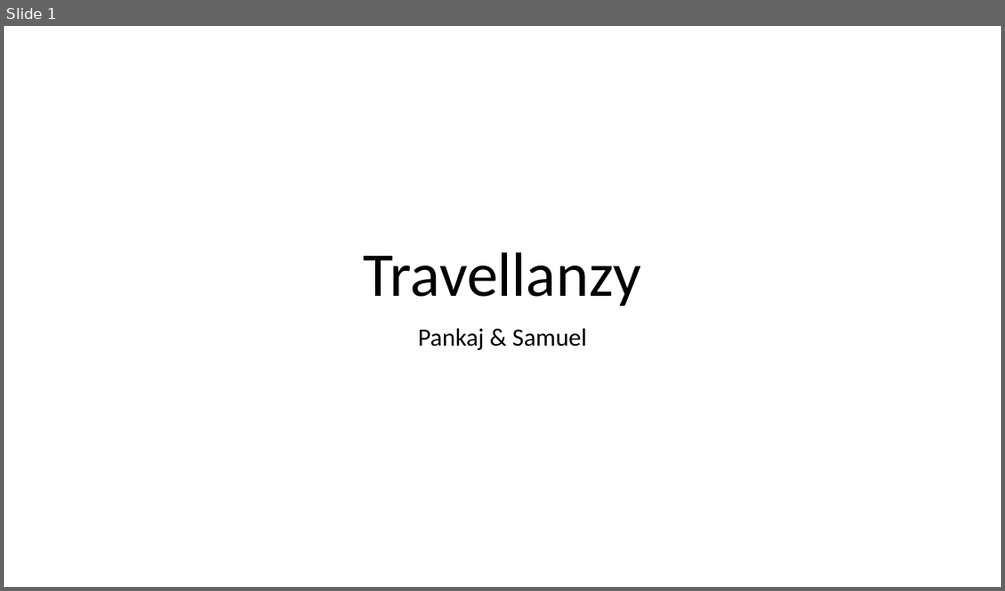
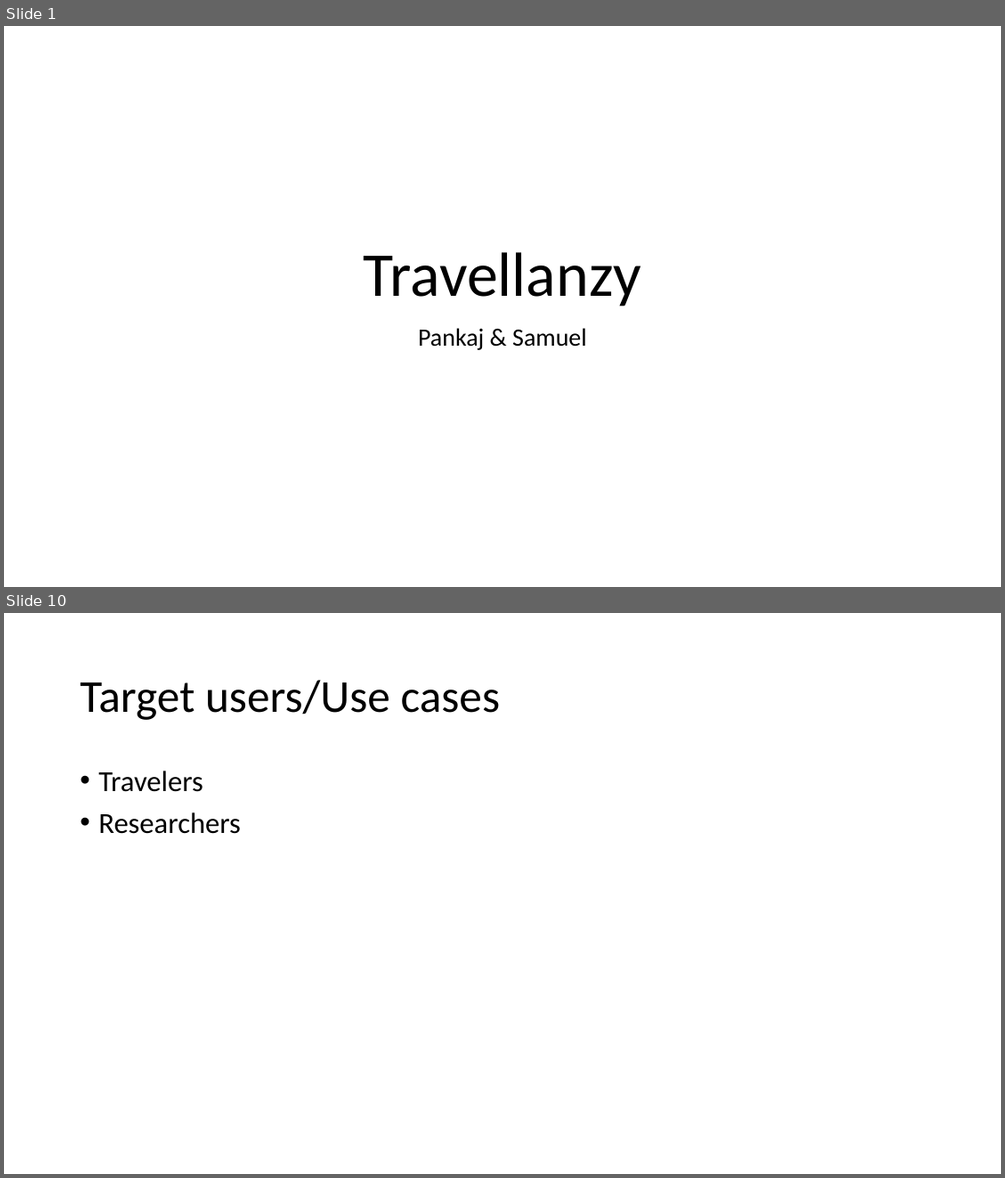
Before and after one commit to pankajti/travelenzy, a slide deck: presentation/travelenzy.pptx. Shown one above the other, each under a label of ours: slide 1 before the commit, slides 1 and 10 after it; the slides between them are not shown. The pictures are 1005x591 and 1005x1178 pixels, drawn with LibreOffice and Linux fonts; fonts in the diff are those of the drawing. Boxes give left, top, right and bottom in pixels: in the first picture for what was removed or moved away, otherwise in the second. Text is boxed around its words. In the diff, an @@ line names an element or a change of style, - is before the commit and + after.

```diff
--- a/presentation/travelenzy.pptx
+++ b/presentation/travelenzy.pptx
@@ slide 10 added at <box>4,613,1001,1174</box>, background #FFFFFF @@
@@ title added at <box>80,680,501,720</box>, 44 pt, text #000000 @@
+Target users/Use cases
@@ text added at <box>98,771,241,834</box>, 28 pt, text #000000 @@
+• Travelers
+• Researchers
```
Also in this commit, not shown: 1 slide changed, 9 other slides added, 13 other files.
